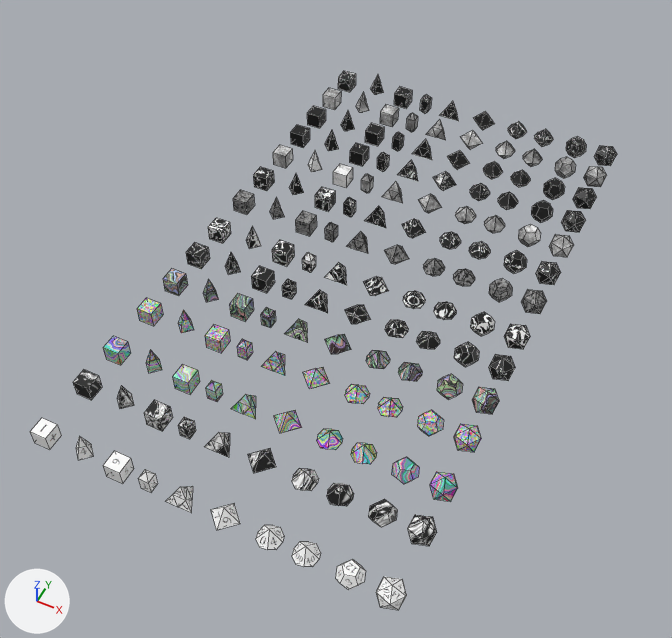
The Blender file AVDR/Assets/3d Objects/Construction Resources/models/dice blanks.blend, before and after one commit.
Before and after are seen from a camera (50 mm lens) standing at (0.007, -0.248, 0.546) and looking at (-0.228, 0.222, -0.041). The axes (+X, +Y, +Z) are drawn at lower left. The lights are the same throughout. Mesh edges are drawn as thin lines.

In view in the first picture: 'd20.001', 'd20.002', 'd20.003', 'd20.004', 'd20.005', 'd20.006', 'd20.007', 'd20.008', 'd20.009', 'd20.010', 'd20.011', 'd20.012'.
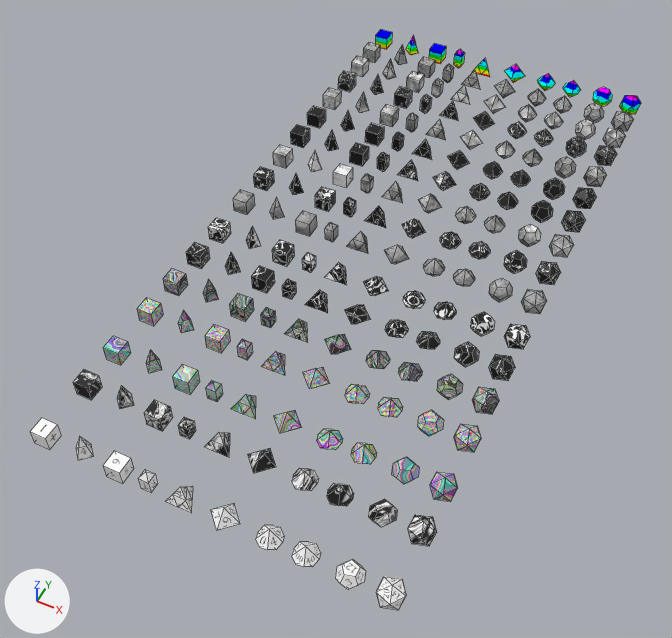
What differs and where, as boxes [x1, y1, x2, y2] in the pictures (672 x 638 px):
'd20.007', recoloured: [233, 190, 547, 314] in both
'd20.014', added: after [351, 56, 626, 148]
'd20.015', added: after [363, 42, 633, 131]
'd20.016', added: after [375, 30, 641, 114]

Patch to the scene script:
```diff
--- a/AVDR/Assets/3d Objects/Construction Resources/models/dice blanks.blend.py
+++ b/AVDR/Assets/3d Objects/Construction Resources/models/dice blanks.blend.py
@@ mat_wormy @@
 mat_wormy = bpy.data.materials.new('wormy')
-# nodes: Attribute, BsdfPrincipled, Mapping, OutputMaterial, TexCoord, TexNoise, ValToRGB, VectorMath
-# colours: black #000000, white #ffffff
+# nodes: Attribute, BsdfDiffuse, Bump, Mapping, OutputMaterial, TexCoord, TexNoise, VectorMath
+# colours: grey #bababa
@@ mat_rainbow @@
+mat_rainbow = bpy.data.materials.new('rainbow')
+# nodes: BsdfDiffuse, MapRange, Mix, NewGeometry, OutputMaterial, SeparateXYZ, TexNoise, ValToRGB
+# colours: red #ff0004, yellow #ffff00, green #00ff00, cyan #00ffff, blue #0000ff, pink #ff00ff
@@ mat_magma @@
+mat_magma = bpy.data.materials.new('magma')
+# nodes: Attribute, BsdfDiffuse, MapRange, Mix, OutputMaterial, TexCoord, TexNoise, ValToRGB, VectorMath
+# colours: white #ffffff, black #000000
@@ mat_terrain @@
+mat_terrain = bpy.data.materials.new('terrain')
+# nodes: Attribute, BsdfDiffuse, MapRange, OutputMaterial, TexCoord, TexNoise, ValToRGB, VectorMath
+# colours: black #000000, white #ffffff
@@ me_cube_019 @@
+me_cube_019.from_pydata(...)  # 108 vertices, 112 faces; spans x -0.275..0.01, y -0.011..0.012, z -0.011..0.014
+me_cube_019.materials.append(mat_rainbow)
@@ me_cube_018 @@
+me_cube_018.from_pydata(...)  # 108 vertices, 112 faces; spans x -0.275..0.01, y -0.011..0.012, z -0.011..0.019
+me_cube_018.materials.append(mat_magma)
@@ me_cube_013 @@
+me_cube_013.from_pydata(...)  # 108 vertices, 112 faces; spans x -0.275..0.01, y -0.011..0.012, z -0.011..0.019
+me_cube_013.materials.append(mat_terrain)
@@ ob_d20_016 @@
+ob_d20_016 = bpy.data.objects.new('d20.016', me_cube_019)
+ob_d20_016.location = (-0.078, 0.573, 0.0)
@@ ob_d20_015 @@
+ob_d20_015 = bpy.data.objects.new('d20.015', me_cube_018)
+ob_d20_015.location = (-0.078, 0.543, 0.0)
@@ ob_d20_014 @@
+ob_d20_014 = bpy.data.objects.new('d20.014', me_cube_013)
+ob_d20_014.location = (-0.078, 0.514, 0.0)
```
